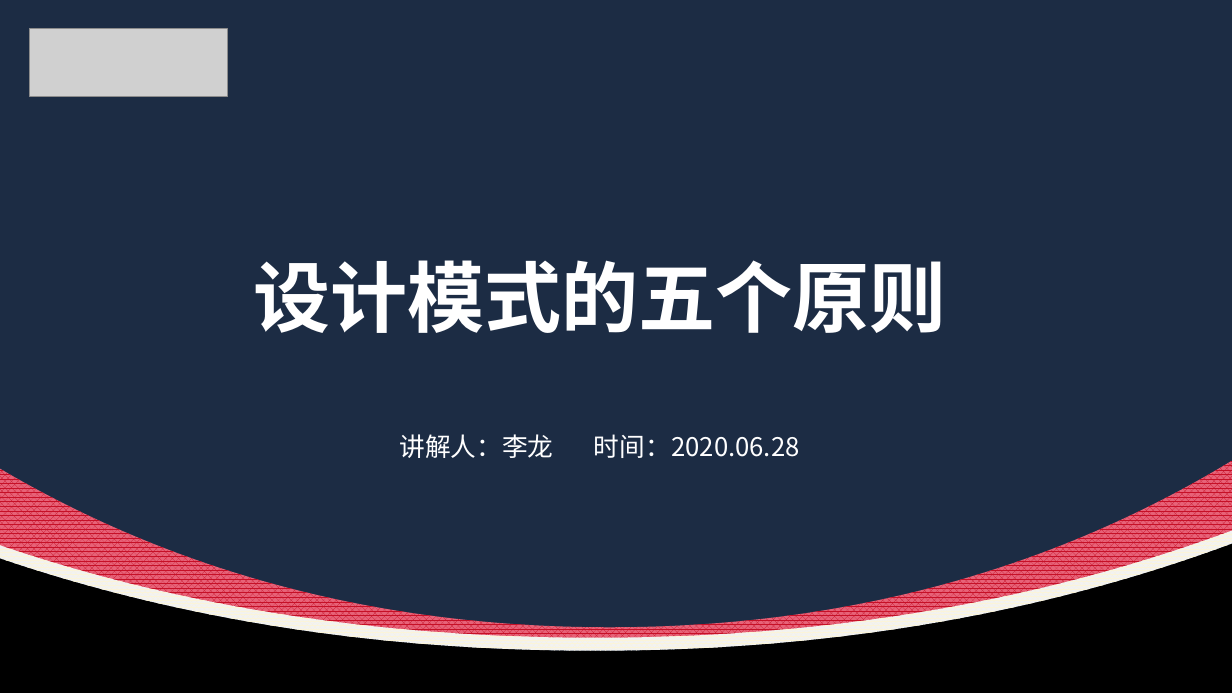
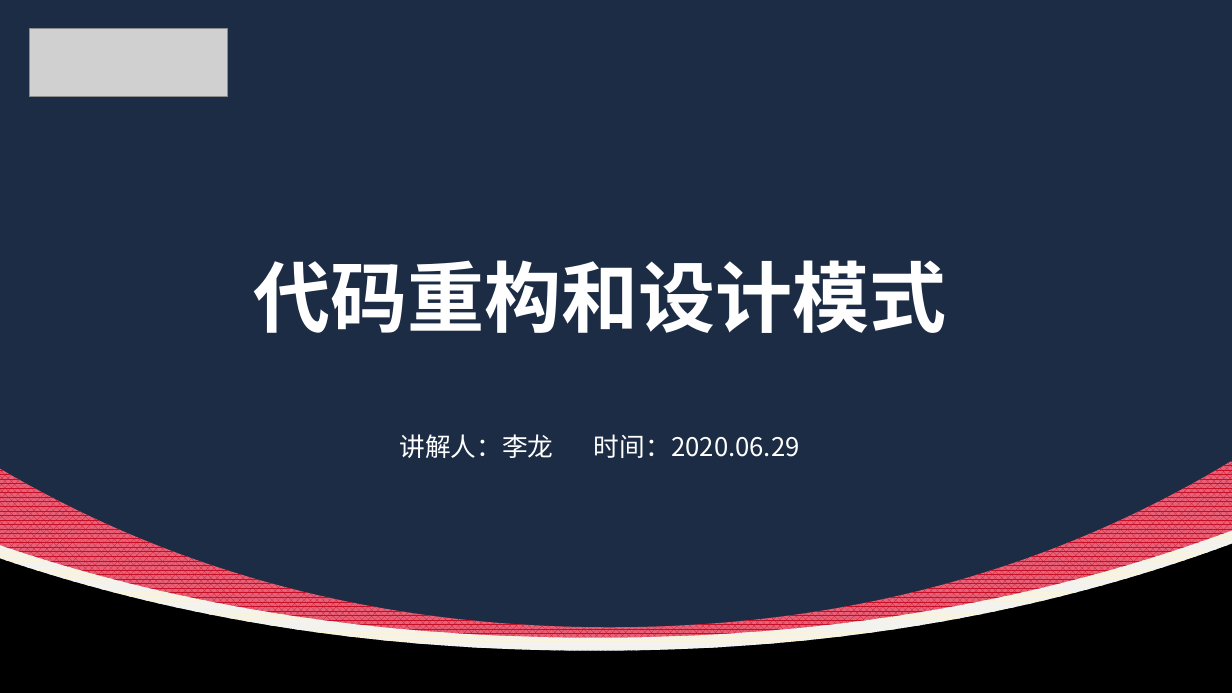
Before and after one commit to Algebrafly/algebra_demo, a slide deck: slide 1 of demo-api/src/main/resources/设计模式原则知识分享.pptx. Drawn at 1232x693 pixels with LibreOffice and Linux fonts; fonts in the diff are those of the drawing; grey boxes stand for pictures. Boxes give left, top, right and bottom in pixels: in the first picture for what was removed or moved away, otherwise in the second. Text is boxed around its words. In the diff, an @@ line names an element or a change of style, - is before the commit and + after.

```diff
--- a/demo-api/src/main/resources/设计模式原则知识分享.pptx
+++ b/demo-api/src/main/resources/设计模式原则知识分享.pptx
@@ text at (253,260,946,333): text changed @@
-设计模式的五个原则
+代码重构和设计模式
@@ text at (399,434,800,458): text changed @@
-讲解人：李龙 时间：2020.06.28
+讲解人：李龙 时间：2020.06.29
```
Also in this commit, not shown: 1 other slide changed, 9 slides added, 13 slides removed, 1 other file.
